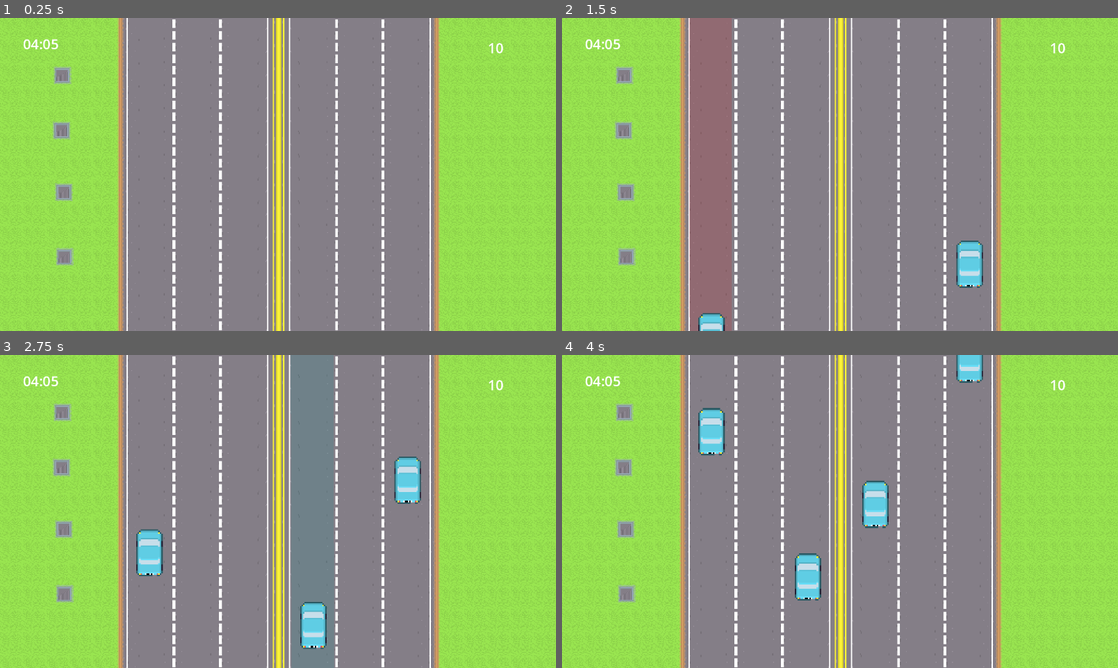
Above: before the commit, frames 1-4 (two rows, left to right).
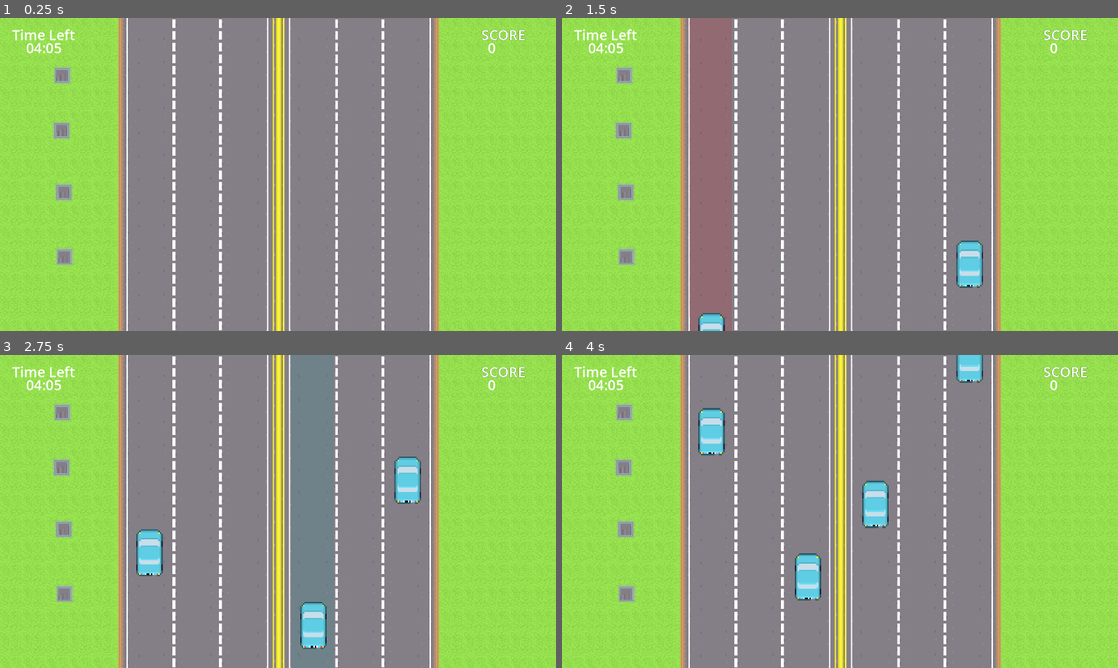
Above: after the commit, the same moments.

Repository: lewis785/gmtk-game-jam-2023
Game: Godot game, scene res://scenes/world.tscn
Same seed, same stepped clock (60 frames per second), same inputs: the game is played once before the commit and once after it. Sound files missing from this copy of the repository are replaced by a short silence.
Inputs (mouse positions are in pixels of both pictures, inside the frame that each line leads up to):
- Up to frame 1 (0.25 s): no input
- Up to frame 2 (1.5 s): tap Enter at 0.5 s; move the mouse to (962, 158) at 0.52 s; click (962, 158) at 0.67 s; move the mouse to (728, 190) at 1.27 s; click (728, 190) at 1.42 s
- Up to frame 3 (2.75 s): move the mouse to (333, 442) at 2.02 s; click (333, 442) at 2.17 s
- Up to frame 4 (4 s): move the mouse to (812, 574) at 2.77 s; click (812, 574) at 2.92 s; move the mouse to (1006, 558) at 3.52 s; click (1006, 558) at 3.67 s

The runs differ from the first frame. In frame 1, 0.5% of the frame differs, in the area x 2-95%, y 3-12%; in frame 2, 0.5%; in frame 3, 0.5%; in frame 4, 0.5%.

Commit message:
ADD Score on HUD through Signal Bus

Diff:
--- a/scenes/camera/Camera.tscn
+++ b/scenes/camera/Camera.tscn
@@ -9,26 +9,64 @@
 [sub_resource type="LabelSettings" id="LabelSettings_gukxs"]
 font_size = 32
 
+[sub_resource type="LabelSettings" id="LabelSettings_ai56b"]
+font_size = 32
+outline_size = 1
+outline_color = Color(0, 0, 0, 1)
+
+[sub_resource type="LabelSettings" id="LabelSettings_522ud"]
+font_size = 32
+
 [node name="Camera" type="Camera2D"]
 limit_left = 0
 limit_top = 0
 script = ExtResource("1_vhv56")
 
-[node name="CanvasLayer" type="CanvasLayer" parent="."]
+[node name="CanvasLayer" type="CanvasLayer" parent="." node_paths=PackedStringArray("camera")]
 script = ExtResource("2_8s8hg")
+camera = NodePath("..")
 
 [node name="ScoreLabel" type="Label" parent="CanvasLayer"]
+texture_filter = 1
+anchors_preset = 15
+anchor_right = 1.0
+anchor_bottom = 1.0
 offset_left = 1123.0
 offset_top = 46.0
-offset_right = 1163.0
-offset_bottom = 72.0
-text = "100"
+offset_right = -117.0
+offset_bottom = -648.0
+text = "0"
 label_settings = SubResource("LabelSettings_awp2q")
 
 [node name="TimeLabel" type="Label" parent="CanvasLayer"]
-offset_left = 53.0
-offset_top = 37.0
-offset_right = 127.0
-offset_bottom = 85.0
+texture_filter = 1
+anchors_preset = 15
+anchor_right = 1.0
+anchor_bottom = 1.0
+offset_left = 64.0
+offset_top = 46.0
+offset_right = -1142.0
+offset_bottom = -626.0
+grow_horizontal = 2
+grow_vertical = 2
 text = "2:00"
 label_settings = SubResource("LabelSettings_gukxs")
+
+[node name="ScoreTextLabel" type="Label" parent="CanvasLayer"]
+texture_filter = 1
+offset_left = 1108.0
+offset_top = 16.0
+offset_right = 1209.0
+offset_bottom = 64.0
+text = "SCORE"
+label_settings = SubResource("LabelSettings_ai56b")
+
+[node name="TimeTextLabel" type="Label" parent="CanvasLayer"]
+texture_filter = 1
+offset_left = 28.0
+offset_top = 16.0
+offset_right = 172.0
+offset_bottom = 64.0
+text = "Time Left
+"
+label_settings = SubResource("LabelSettings_522ud")
--- a/scenes/camera/HUD.gd
+++ b/scenes/camera/HUD.gd
@@ -2,13 +2,17 @@
 
 @export var camera: Camera2D
 #@export var tc: TimerComponent
-@export var score: ScoreComponent
+#@export var score: ScoreComponent
+var score = 0
 
+var signal_bus
 var score_label: Label
 var time_label: Label
 
 # Called when the node enters the scene tree for the first time.
 func _ready():
+	signal_bus = get_node("/root/SignalBus")
+	signal_bus.connect('score_update', update_score)
 	score_label = $ScoreLabel
 	time_label  = $TimeLabel
 
@@ -16,9 +20,13 @@
 # Called every frame. 'delta' is the elapsed time since the previous frame.
 func _process(delta):
 	# TODO: Get Score
-	update_score_label(10)
+	#update_score_label(10)
 	# TODO: Get Time Left
 	update_time_label(245)
+
+func update_score(points):
+	score += points
+	update_score_label(score)
 
 func update_score_label(score):
 	score_label.text = str(score)
Not shown: 1 places in scenes/camera/Camera.tscn that only renumber resources
Not shown: 1 places in scenes/world.tscn that only renumber resources
